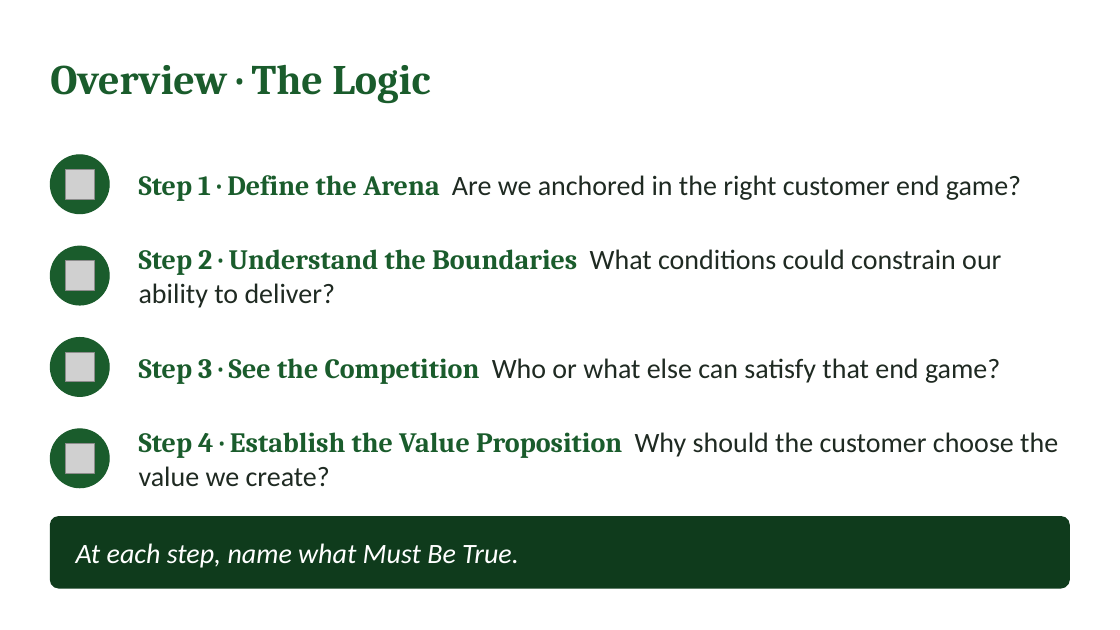
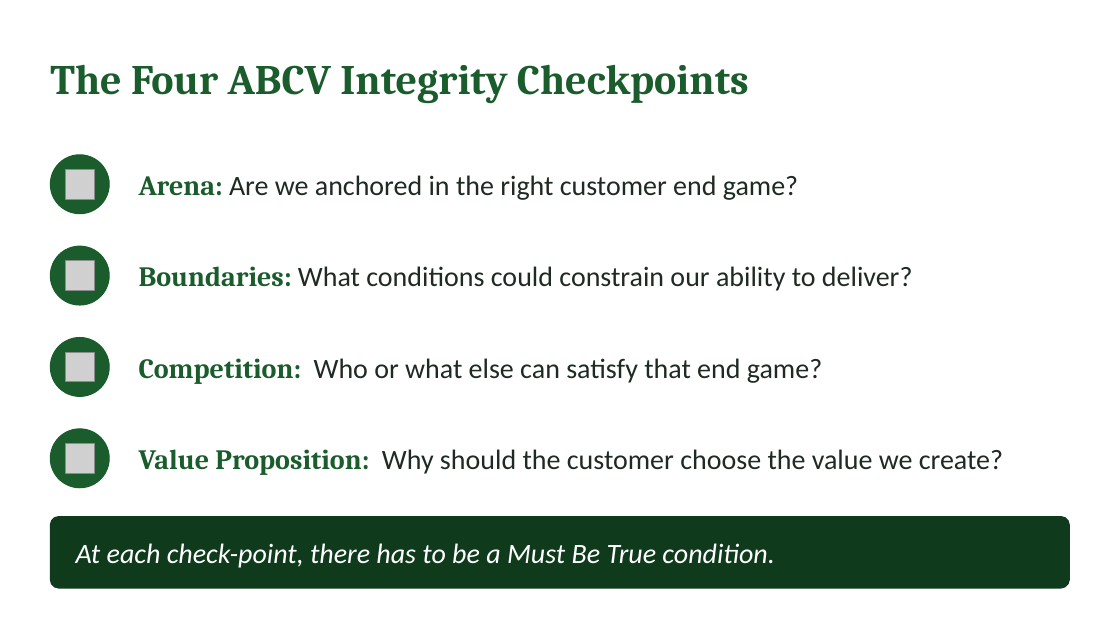
Before and after one commit to IBSL26/ibsl-platform, a slide deck: slide 6 of Unit decks/Unit 04 - Direction Integrity (ABCV-MBT).pptx. Drawn at 1120x630 pixels with LibreOffice and Linux fonts; fonts in the diff are those of the drawing; grey boxes stand for pictures. Boxes give left, top, right and bottom in pixels: in the first picture for what was removed or moved away, otherwise in the second. Text is boxed around its words. In the diff, an @@ line names an element or a change of style, - is before the commit and + after.

```diff
--- a/Unit decks/Unit 04 - Direction Integrity (ABCV-MBT).pptx
+++ b/Unit decks/Unit 04 - Direction Integrity (ABCV-MBT).pptx
@@ text at [50, 64, 749, 104]: text changed @@
-Overview · The Logic
+The Four ABCV Integrity Checkpoints
@@ text at [139, 175, 798, 200]: text changed @@
-Step 1 · Define the Arena Are we anchored in the right customer end game?
+Arena: Are we anchored in the right customer end game?
@@ text at [139, 266, 913, 291]: text changed @@
-Step 2 · Understand the Boundaries What conditions could constrain our ability to deliver?
+Boundaries: What conditions could constrain our ability to deliver?
@@ text at [139, 358, 822, 384]: text changed @@
-Step 3 · See the Competition Who or what else can satisfy that end game?
+Competition: Who or what else can satisfy that end game?
@@ text at [139, 449, 1003, 475]: text changed @@
-Step 4 · Establish the Value Proposition Why should the customer choose the value we create?
+Value Proposition: Why should the customer choose the value we create?
@@ text at [76, 543, 774, 568]: text changed @@
-At each step, name what Must Be True.
+At each check-point, there has to be a Must Be True condition.
```
Also in this commit, not shown: 7 other slides changed, 9 slides removed, 5 other files.
